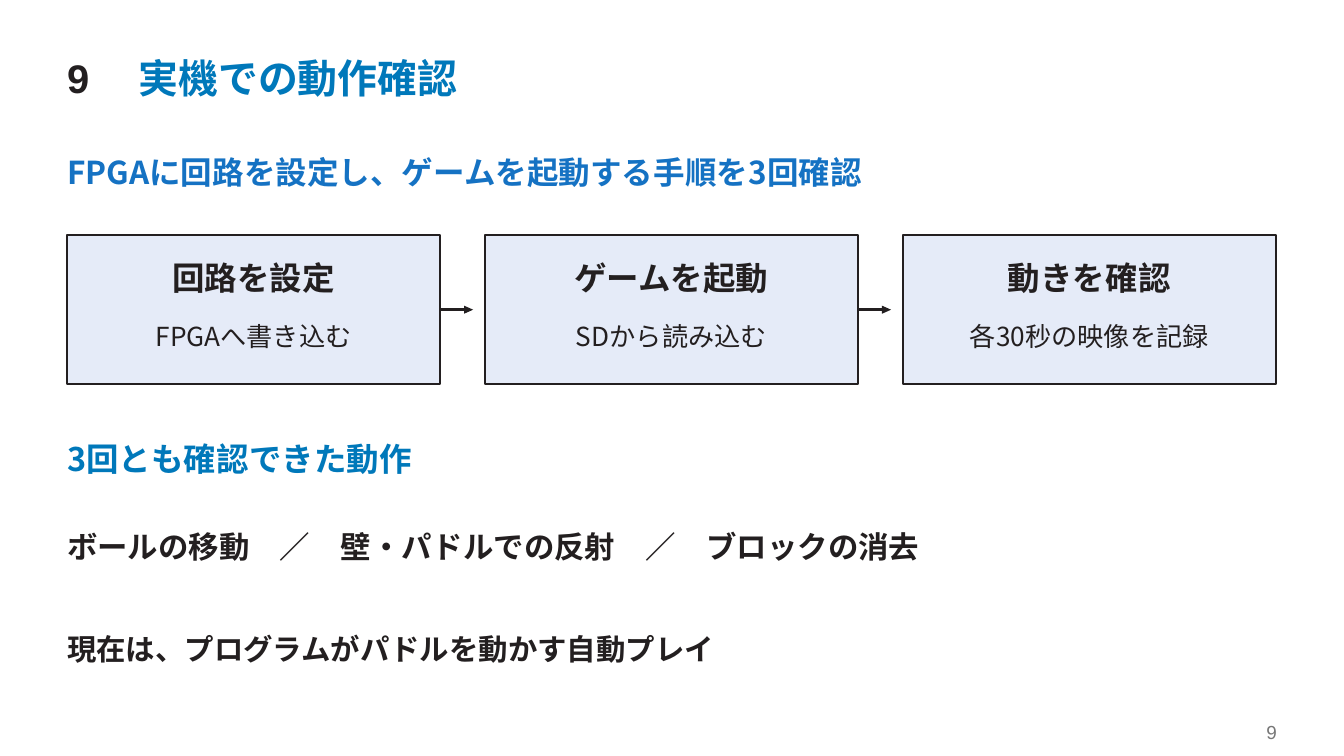
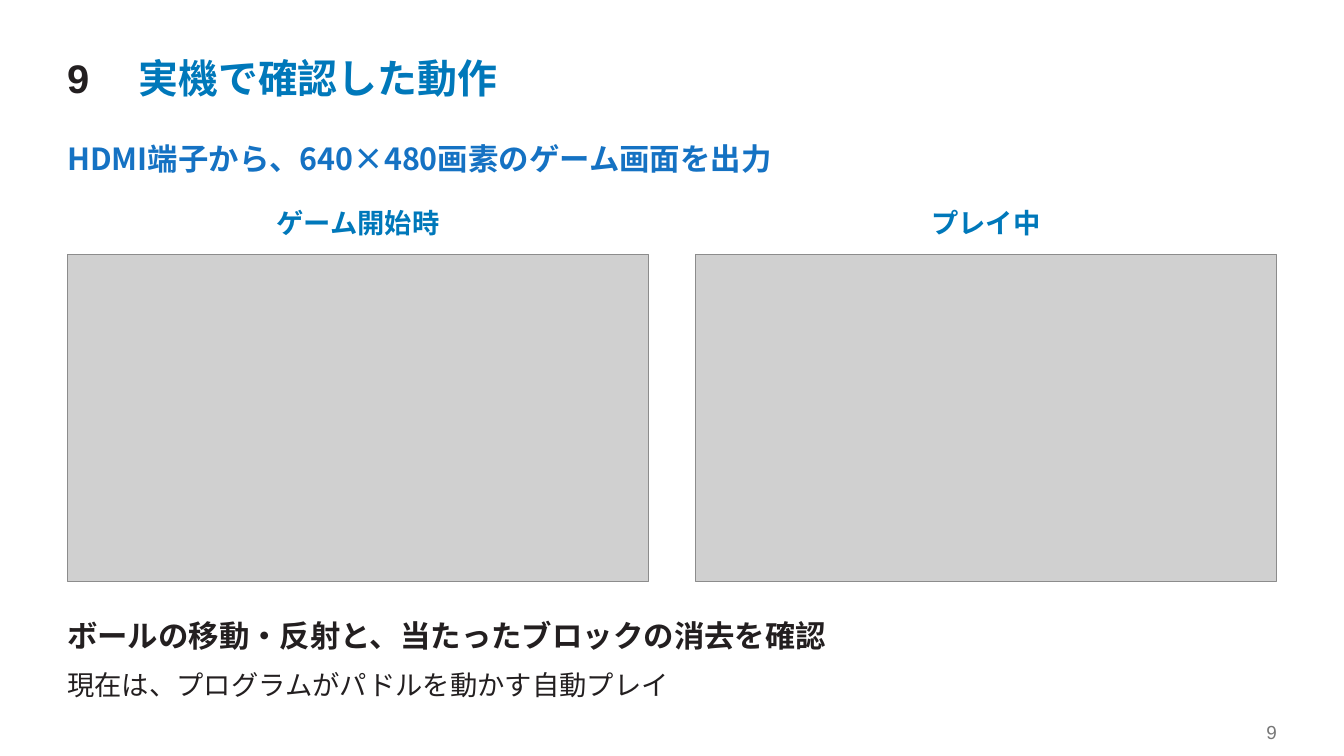
Before and after one commit to SoshiroFujimori/wally-game-console-research, a slide deck: slide 9 of docs/presentation/中間発表_主要事項.pptx. Drawn at 1344x756 pixels with LibreOffice and Linux fonts; fonts in the diff are those of the drawing; grey boxes stand for pictures. Boxes give left, top, right and bottom in pixels: in the first picture for what was removed or moved away, otherwise in the second. Text is boxed around its words. In the diff, an @@ line names an element or a change of style, - is before the commit and + after.

```diff
--- a/docs/presentation/中間発表_主要事項.pptx
+++ b/docs/presentation/中間発表_主要事項.pptx
@@ text at [139,59,497,97]: text changed @@
-実機での動作確認
+実機で確認した動作
@@ text added at [67,144,771,173], 21.8 pt, text #1572C3, bold @@
+HDMI端子から、640×480画素のゲーム画面を出力
@@ text removed at [67,157,862,187] @@
-FPGAに回路を設定し、ゲームを起動する手順を3回確認
@@ text added at [276,209,439,236], 19.5 pt, text #0078BA, bold @@
+ゲーム開始時
@@ text added at [931,209,1040,236], 19.5 pt, text #0078BA, bold @@
+プレイ中
@@ rectangle removed at [68,235,441,384] @@
@@ rectangle removed at [485,235,858,384] @@
@@ rectangle removed at [903,235,1276,384] @@
@@ picture added at [68,254,649,582] @@
@@ text removed at [172,262,335,293] @@
-回路を設定
@@ text removed at [574,262,768,293] @@
-ゲームを起動
@@ picture added at [696,254,1277,582] @@
@@ text removed at [1008,262,1171,293] @@
-動きを確認
@@ text removed at [156,324,352,348] @@
-FPGAへ書き込む
@@ freeform shape removed at [440,310,464,311] @@
@@ freeform shape removed at [464,306,473,314] @@
@@ text removed at [576,324,767,348] @@
-SDから読み込む
@@ freeform shape removed at [858,310,882,311] @@
@@ freeform shape removed at [882,306,891,314] @@
@@ text removed at [970,324,1209,349] @@
-各30秒の映像を記録
@@ text removed at [67,443,412,474] @@
-3回とも確認できた動作
@@ text at [67,621,826,650]: text changed @@
-ボールの移動 ／ 壁・パドルでの反射 ／ ブロックの消去
+ボールの移動・反射と、当たったブロックの消去を確認
@@ text "現在は、プログラムがパドルを動かす自動プレイ": place and size @@
-text "現在は、プログラムがパドルを動かす自動プレイ" at [67,634,714,663]
+text "現在は、プログラムがパドルを動かす自動プレイ" at [67,672,669,698]
@@ text "現在は、プログラムがパドルを動かす自動プレイ" at [67,672,669,698]: size 21 to 19.5 pt, bold off @@
```
Also in this commit, not shown: 11 other slides changed, 1 slide added, 1 slide removed, 25 other files.
